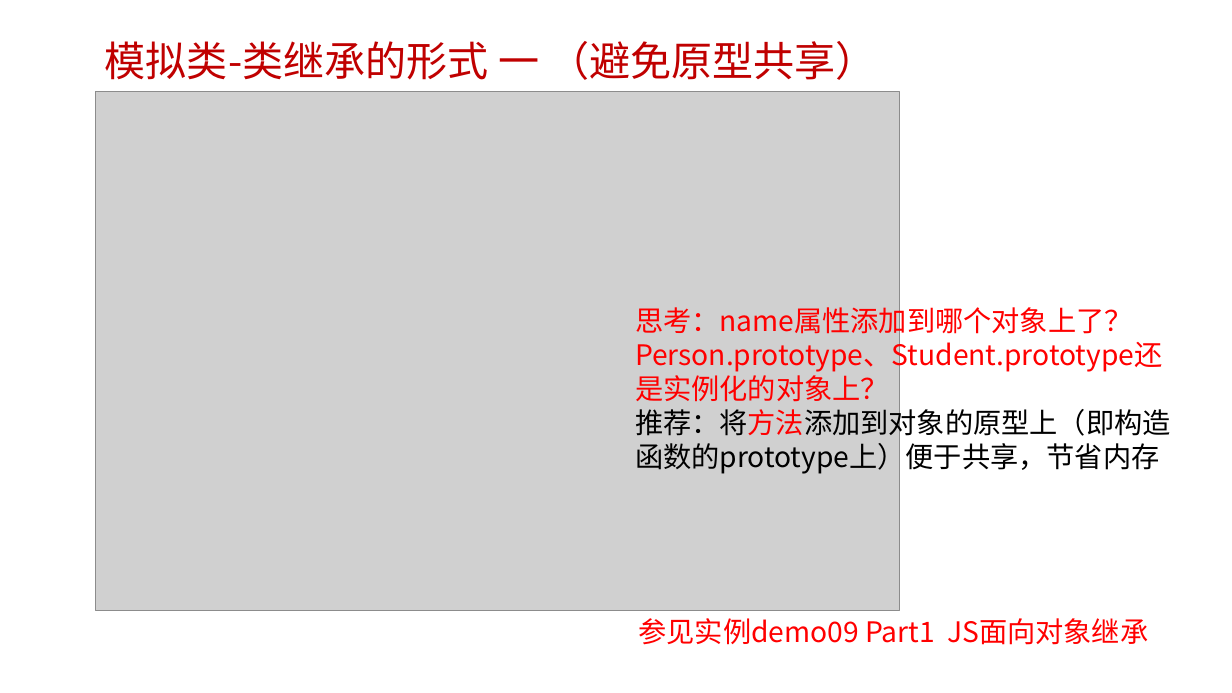
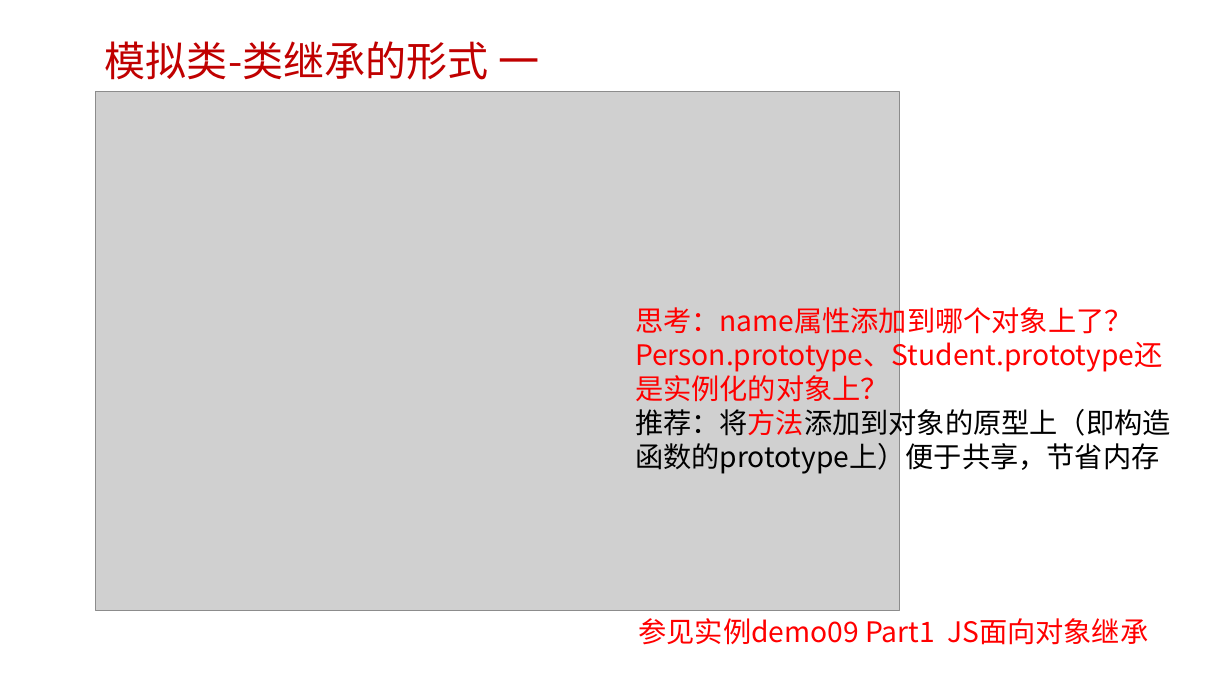
Before and after one commit to edu2act/course-javascript-advanced, a slide deck: slide 7 of 课程PPT/17.深入理解JS的继承方式.pptx. Drawn at 1232x693 pixels with LibreOffice and Linux fonts; fonts in the diff are those of the drawing; grey boxes stand for pictures; background and template pictures are left out. Boxes give left, top, right and bottom in pixels: in the first picture for what was removed or moved away, otherwise in the second. Text is boxed around its words. In the diff, an @@ line names an element or a change of style, - is before the commit and + after.

```diff
--- a/课程PPT/17.深入理解JS的继承方式.pptx
+++ b/课程PPT/17.深入理解JS的继承方式.pptx
@@ text at (105,41,539,80): text changed @@
-模拟类-类继承的形式 一 （避免原型共享）
+模拟类-类继承的形式 一
```
Also in this commit, not shown: 4 other slides changed, 1 other file.
